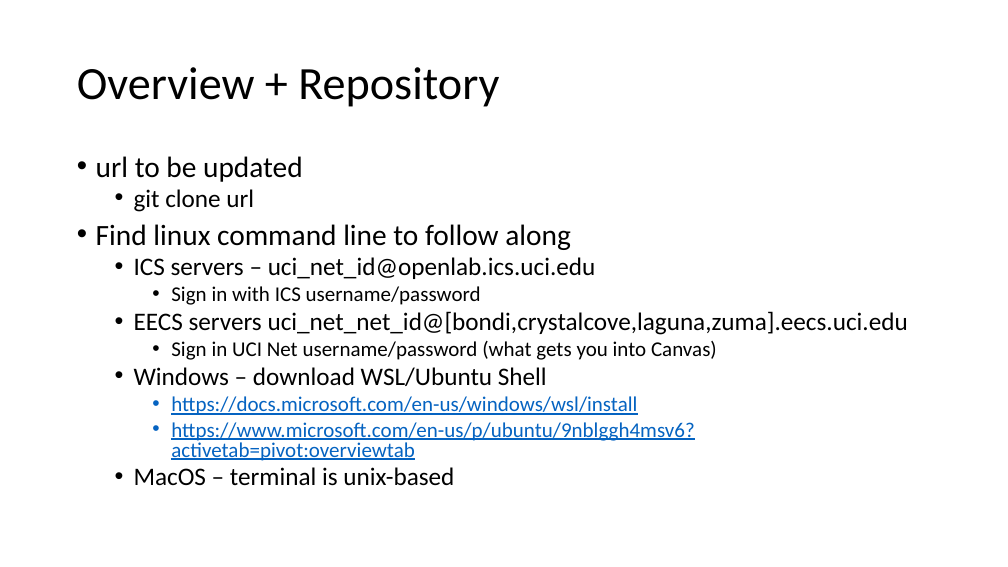
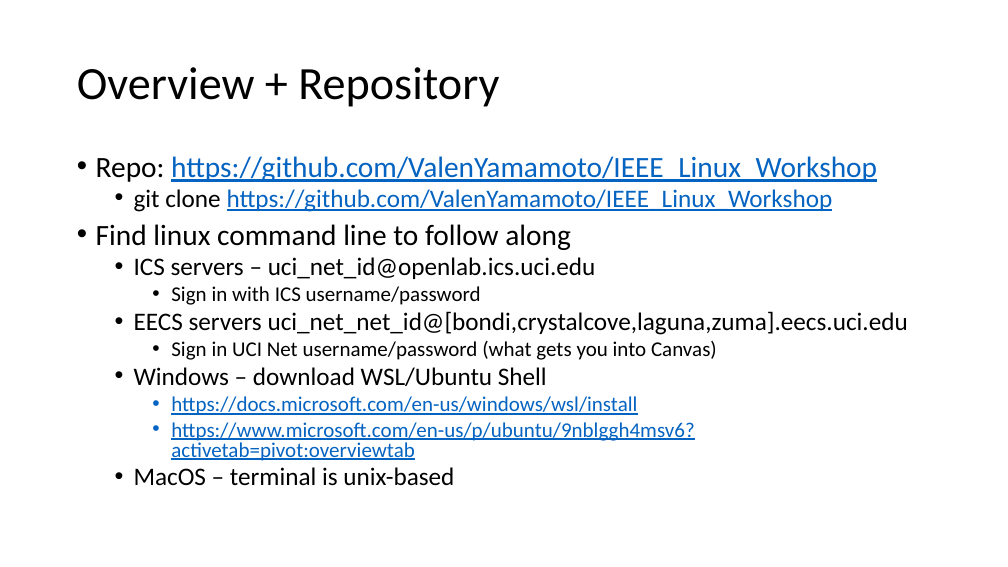
Before and after one commit to ValenYamamoto/IEEE_Linux_Workshop, a slide deck: slide 2 of Linux_slides.pptx. Drawn at 1008x567 pixels with LibreOffice and Linux fonts; fonts in the diff are those of the drawing. Boxes give left, top, right and bottom in pixels: in the first picture for what was removed or moved away, otherwise in the second. Text is boxed around its words. In the diff, an @@ line names an element or a change of style, - is before the commit and + after.

Commit message:
Updated repo url to mine for the time being

```diff
--- a/Linux_slides.pptx
+++ b/Linux_slides.pptx
@@ text at bbox=[96, 156, 877, 212]: text changed; size 28 to 24 pt; text colour #000000 to #0563C1 @@
-• url to be updated
-  • git clone url
+• Repo: https://github.com/ValenYamamoto/IEEE_Linux_Workshop
+  • git clone https://github.com/ValenYamamoto/IEEE_Linux_Workshop
```
